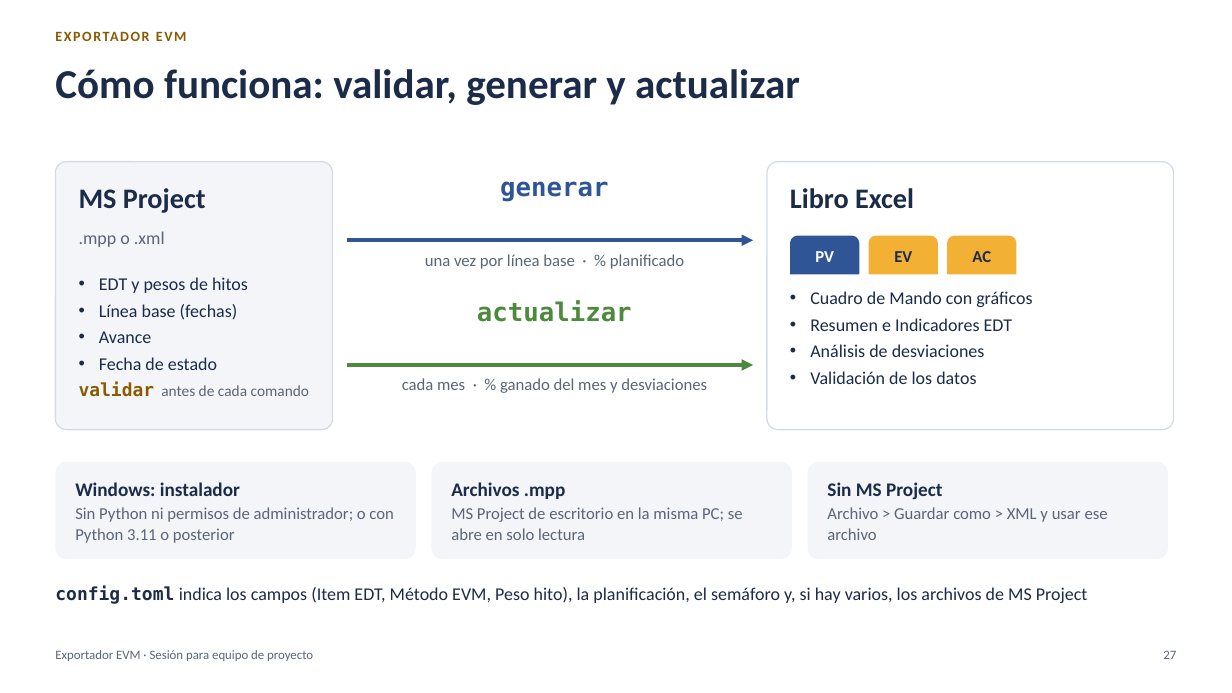
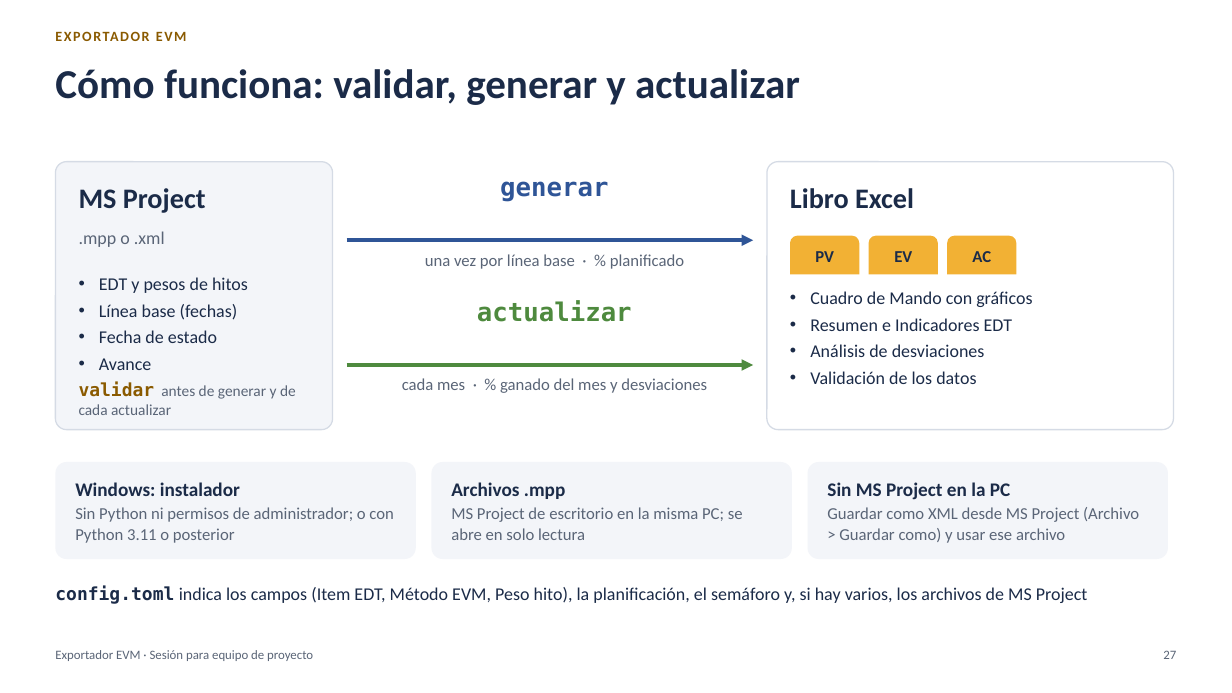
Before and after one commit to MarceloSalazar/evm-automation, a slide deck: slide 27 of docs/presentacion-jefes-de-proyecto.pptx. Drawn at 1232x693 pixels with LibreOffice and Linux fonts; fonts in the diff are those of the drawing. Boxes give left, top, right and bottom in pixels: in the first picture for what was removed or moved away, otherwise in the second. Text is boxed around its words. In the diff, an @@ line names an element or a change of style, - is before the commit and + after.

```diff
--- a/docs/presentacion-jefes-de-proyecto.pptx
+++ b/docs/presentacion-jefes-de-proyecto.pptx
@@ round same rect "PV" at (790, 236, 860, 274): text colour #FFFFFF to #1B2B48; fill #2F5597 to #F2B134 @@
@@ text at (99, 330, 217, 343): paragraph added @@
+• Fecha de estado
@@ text at (99, 357, 217, 370): paragraph removed @@
-• Fecha de estado
@@ text at (79, 382, 296, 415): text changed @@
-validar antes de cada comando
+validar antes de generar y de cada actualizar
@@ text in rounded rectangle at (827, 482, 1139, 543): text changed @@
-Sin MS Project
-Archivo > Guardar como > XML y usar ese archivo
+Sin MS Project en la PC
+Guardar como XML desde MS Project (Archivo > Guardar como) y usar ese archivo
```
Also in this commit, not shown: 15 other slides changed, 1 other file.
